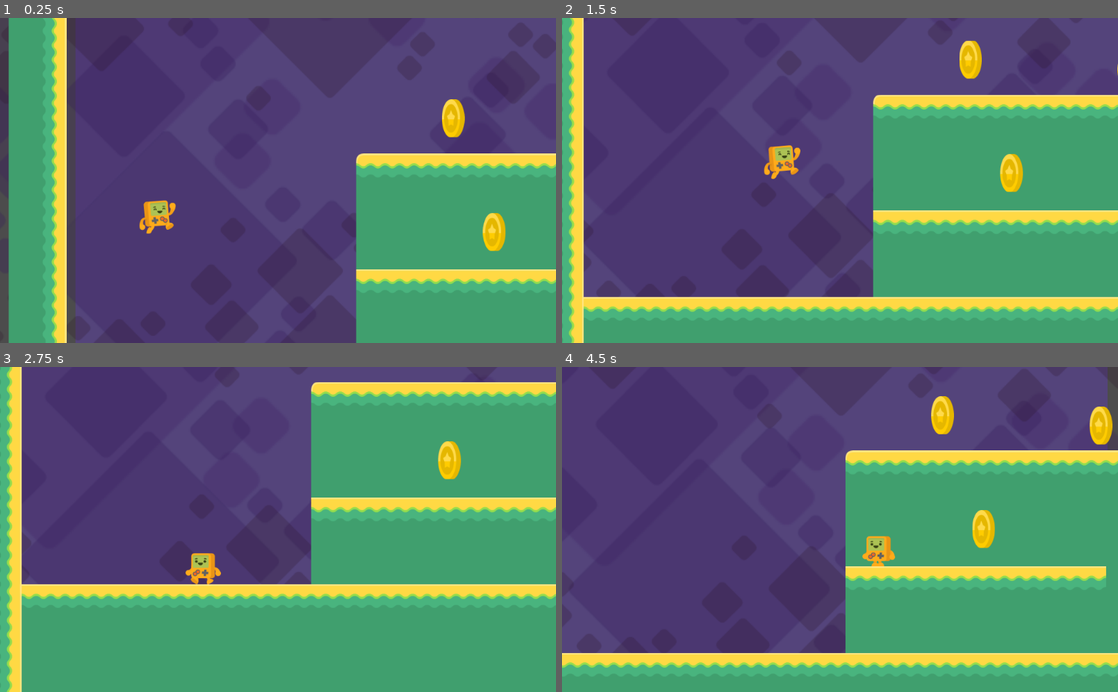
Above: before the commit, frames 1-4 (two rows, left to right).
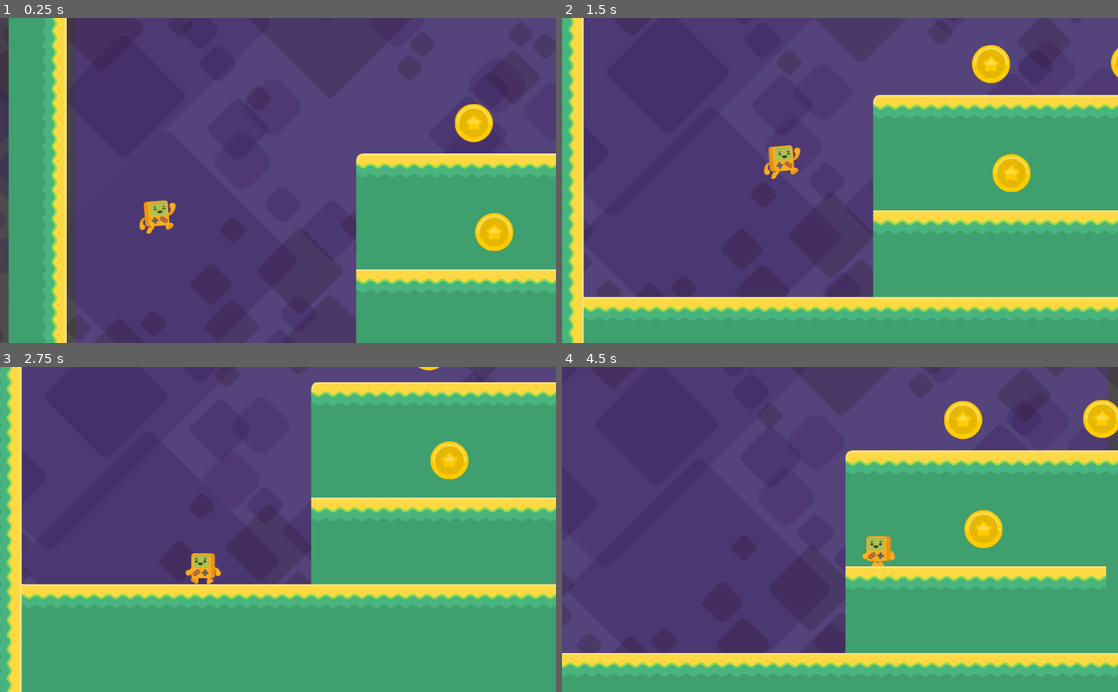
Above: after the commit, the same moments.

Repository: nkpresh/platforme-Game
Game: Godot game, scene res://Level1.tscn
Same seed, same stepped clock (60 frames per second), same inputs: the game is played once before the commit and once after it.
Inputs:
- Up to frame 1 (0.25 s): no input
- Up to frame 2 (1.5 s): hold Right (right) from 0.53 s (still down); tap Up (jump) at 0.77 s
- Up to frame 3 (2.75 s): tap Up (jump) at 1.52 s; release Right (right) at 2.03 s; hold Left (left) from 2.03 s (still down)
- Up to frame 4 (4.5 s): release Left (left) at 2.78 s; hold Right (right) 2.78-4.28 s; tap Up (jump) at 3.02, 3.77 s; hold Left (left) from 4.28 s (still down)

The runs differ from the first frame. In frame 1, 1.3% of the frame differs, in the area x 79-93%, y 25-72%; in frame 2, 1.4%; in frame 3, 0.4%; in frame 4, 1.8%, in the area x 66-100%, y 8-56%.

Commit message:
done with coin animation

Diff:
--- a/Coin.gd
+++ b/Coin.gd
@@ -3,4 +3,10 @@
 
 
 func _on_Coin_body_entered(body):
+
+	$AnimationPlayer.play("bounce")
+	body.add_Coin()
+
+
+func _on_AnimationPlayer_animation_finished(anim_name):
 	queue_free()
--- a/Coin.tscn
+++ b/Coin.tscn
@@ -16,6 +16,23 @@
 "speed": 5.0
 } ]
 
+[sub_resource type="Animation" id=3]
+resource_name = "bounce"
+length = 0.55
+step = 0.05
+tracks/0/type = "value"
+tracks/0/path = NodePath("AnimatedSprite:position")
+tracks/0/interp = 1
+tracks/0/loop_wrap = true
+tracks/0/imported = false
+tracks/0/enabled = true
+tracks/0/keys = {
+"times": PoolRealArray( 0, 0.3, 0.55 ),
+"transitions": PoolRealArray( 1, 1, 1 ),
+"update": 0,
+"values": [ Vector2( 0, 0 ), Vector2( 0, -188.574 ), Vector2( 0, -72.96 ) ]
+}
+
 [node name="Coin" type="Area2D"]
 collision_layer = 2147483648
 script = ExtResource( 1 )
@@ -26,6 +43,10 @@
 [node name="AnimatedSprite" type="AnimatedSprite" parent="."]
 frames = SubResource( 2 )
 animation = "spin"
-frame = 1
+frame = 2
 playing = true
+
+[node name="AnimationPlayer" type="AnimationPlayer" parent="."]
+anims/bounce = SubResource( 3 )
 [connection signal="body_entered" from="." to="." method="_on_Coin_body_entered"]
+[connection signal="animation_finished" from="AnimationPlayer" to="." method="_on_AnimationPlayer_animation_finished"]
--- a/Level1.tscn
+++ b/Level1.tscn
@@ -125,8 +125,8 @@
 position = Vector2( -206.627, 173.869 )
 
 [node name="Coin2" parent="." instance=ExtResource( 6 )]
-position = Vector2( -297.341, -78.1152 )
+position = Vector2( -251.984, -68.0358 )
 
 [node name="Coin3" parent="." instance=ExtResource( 6 )]
-position = Vector2( 52.9169, -55.4365 )
+position = Vector2( 55.4367, -70.5556 )
 [connection signal="body_entered" from="fallzone" to="steve" method="_on_fallzone_body_entered"]
--- a/steve.gd
+++ b/steve.gd
@@ -1,6 +1,7 @@
 extends KinematicBody2D
 
 var velocity=Vector2(0,0)
+var Coins=0
 const SPEED=250
 const FORCEJUMP=-1100
 const GRAVITY=35
@@ -28,6 +29,14 @@
 
 	velocity.x=lerp(velocity.x,0,0.2)
 
+	if Coins==3:
+		get_tree().change_scene("res://Level1.tscn")
+
+
 
 func _on_fallzone_body_entered(body):
 	get_tree().change_scene("res://Level1.tscn")
+
+func add_Coin():
+	Coins+=1
+	print("I now have this many coins: ",Coins)
Not shown: 1 places in Coin.tscn that only renumber resources
